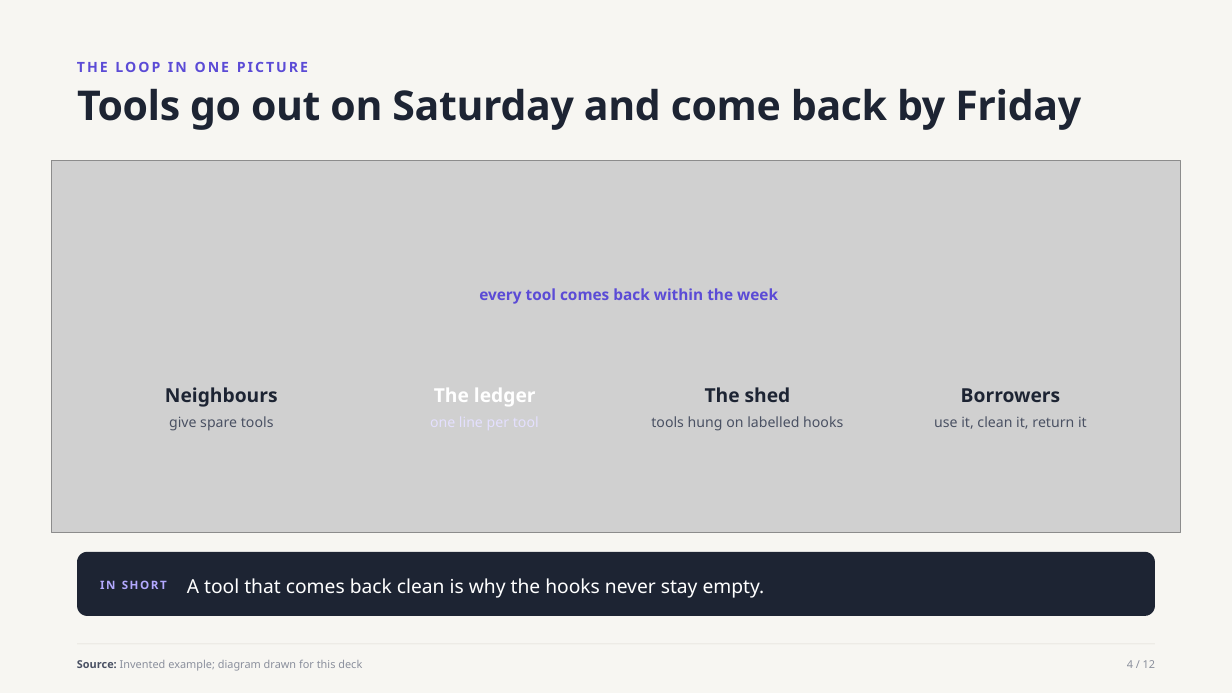
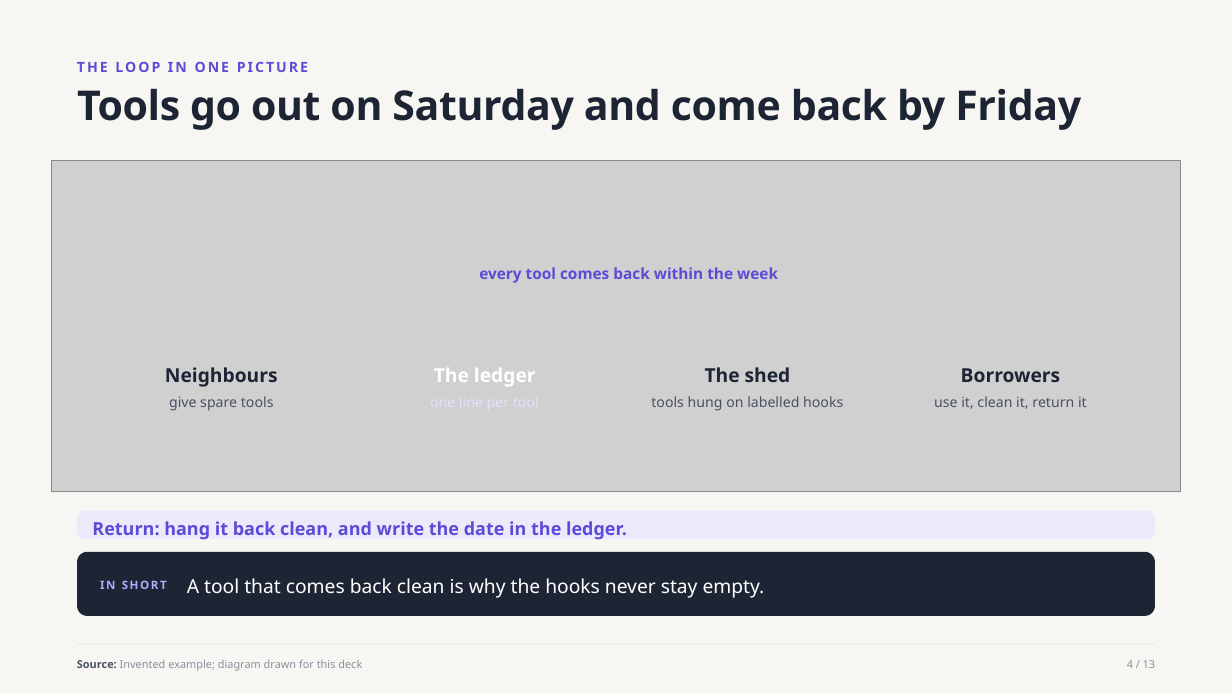
Before and after one commit to witt3rd/publishing, a slide deck: slide 4 of docs/samples/house-style-explainer-v1.pptx. Drawn at 1232x693 pixels with LibreOffice and Linux fonts; fonts in the diff are those of the drawing; grey boxes stand for pictures. Boxes give left, top, right and bottom in pixels: in the first picture for what was removed or moved away, otherwise in the second. Text is boxed around its words. In the diff, an @@ line names an element or a change of style, - is before the commit and + after.

```diff
--- a/docs/samples/house-style-explainer-v1.pptx
+++ b/docs/samples/house-style-explainer-v1.pptx
@@ picture: place and size @@
-picture at [52,161,1181,533]
+picture at [52,161,1181,492]
@@ 8 texts: place and size @@
-8 texts at [165,288,1087,431]
+8 texts at [165,267,1087,411]
@@ rounded rectangle added at [77,511,1155,540], fill #ECE9FB @@
@@ text added at [92,521,627,539], 14 pt, text #5B4BD6, bold @@
+Return: hang it back clean, and write the date in the ledger.
```
Also in this commit, not shown: 11 other slides changed, 1 slide added, 25 other files.
